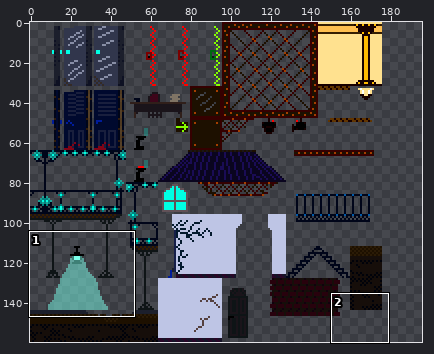
A sprite sheet gets an edit: assets/UntitledSpyGameSpriteMap-1.png.png. Above, an overview of the earlier version with the close-up marked.
Close-up. Before the commit:
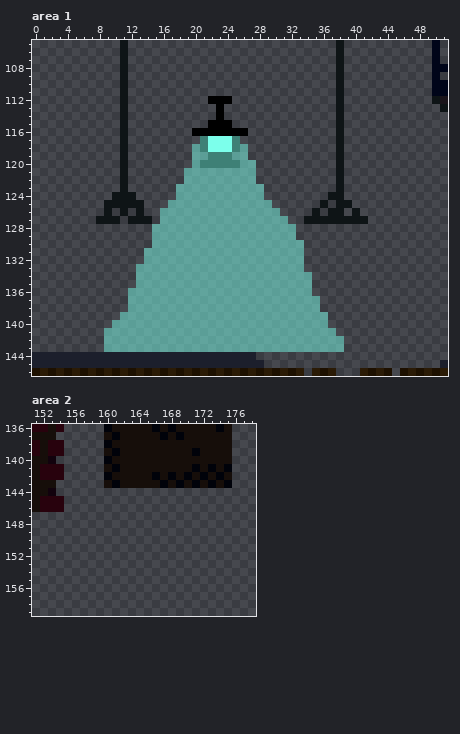
The file is 240x160 pixels. Colours within 5 levels of each other are drawn and written as one. Shown: area 1: x 0..51, y 105..146; area 2: x 151..178, y 136..159. The wide view leaves out empty margins. The commit also changed other parts of the picture, which this record leaves out.
The same view after the edit:
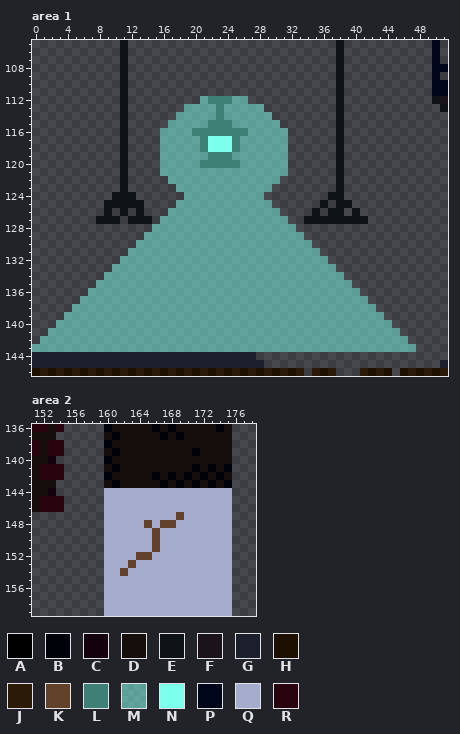
Palette (. is transparent): A #000000  B #00020a  C #11020d  D #160e0a  E #0e1416  F #1a141a  G #1c1f2c  H #1d1000  J #2b1b06  K #61432c  L #3e8076  M #7cffeb80  N #7cffeb  P #000519  Q #a5accc  R #28020d
Changes in this commit:
Area 1:
Colour A becomes colour L in row 112 at x 22 to 24; in rows 113 to 114 at x 23; in row 115 at x 22 to 24; in row 116 at x 20 to 26.
The author put colour M in row 112 at x 21 and 25 to 26; in row 113 at x 19 to 22 and 24 to 28; in row 114 at x 18 to 22 and 24 to 29; in row 115 at x 17 to 21 and 25 to 30; in row 116 at x 16 to 19 and 27 to 31; in row 117 at x 16 to 20 and 26 to 31.
The author put colour M in rows 118 to 119 at x 16 to 19 and 27 to 31; in row 120 at x 16 to 19 and 28 to 31; in row 121 at x 16 to 18 and 28 to 31; in row 122 at x 17 to 18 and 28 to 30; in row 123 at x 29; in row 129 at x 14 and 33.
The author put colour M in row 130 at x 13 to 14 and 34; in row 131 at x 12 to 13 and 34 to 35; in row 132 at x 11 to 13 and 34 to 36; in row 133 at x 10 to 12 and 34 to 37; in row 134 at x 9 to 12 and 35 to 38; in row 135 at x 8 to 12 and 35 to 39.
The author put colour M in row 136 at x 7 to 11 and 35 to 40; in row 137 at x 6 to 11 and 36 to 41; in row 138 at x 5 to 11 and 36 to 42; in row 139 at x 4 to 10 and 37 to 43; in row 140 at x 3 to 9 and 37 to 44; in row 141 at x 2 to 8 and 38 to 45.
The author put colour M in row 142 at x 1 to 8 and 39 to 46; in row 143 at x 0 to 8 and 39 to 47.
Colour M is gone in row 124 at x 18; in row 125 at x 17; in row 126 at x 16.
Area 2:
The author put colour K in row 147 at x 169; in row 148 at x 165 and 167 to 168; in rows 149 to 151 at x 166; in row 152 at x 164 to 165; in row 153 at x 163; in row 154 at x 162.
The author put colour Q in rows 144 to 146 at x 160 to 175; in row 147 at x 160 to 168 and 170 to 175; in row 148 at x 160 to 164, 166 and 169 to 175; in rows 149 to 151 at x 160 to 165 and 167 to 175; in row 152 at x 160 to 163 and 166 to 175; in row 153 at x 160 to 162 and 164 to 175.
The author put colour Q in row 154 at x 160 to 161 and 163 to 175; in rows 155 to 159 at x 160 to 175.
Changed places in both close-ups, as pixel boxes (x1, y1, x2, y2):
changed: (32, 96, 288, 352)
added: (296, 232, 416, 352)
added: (104, 488, 232, 616)
